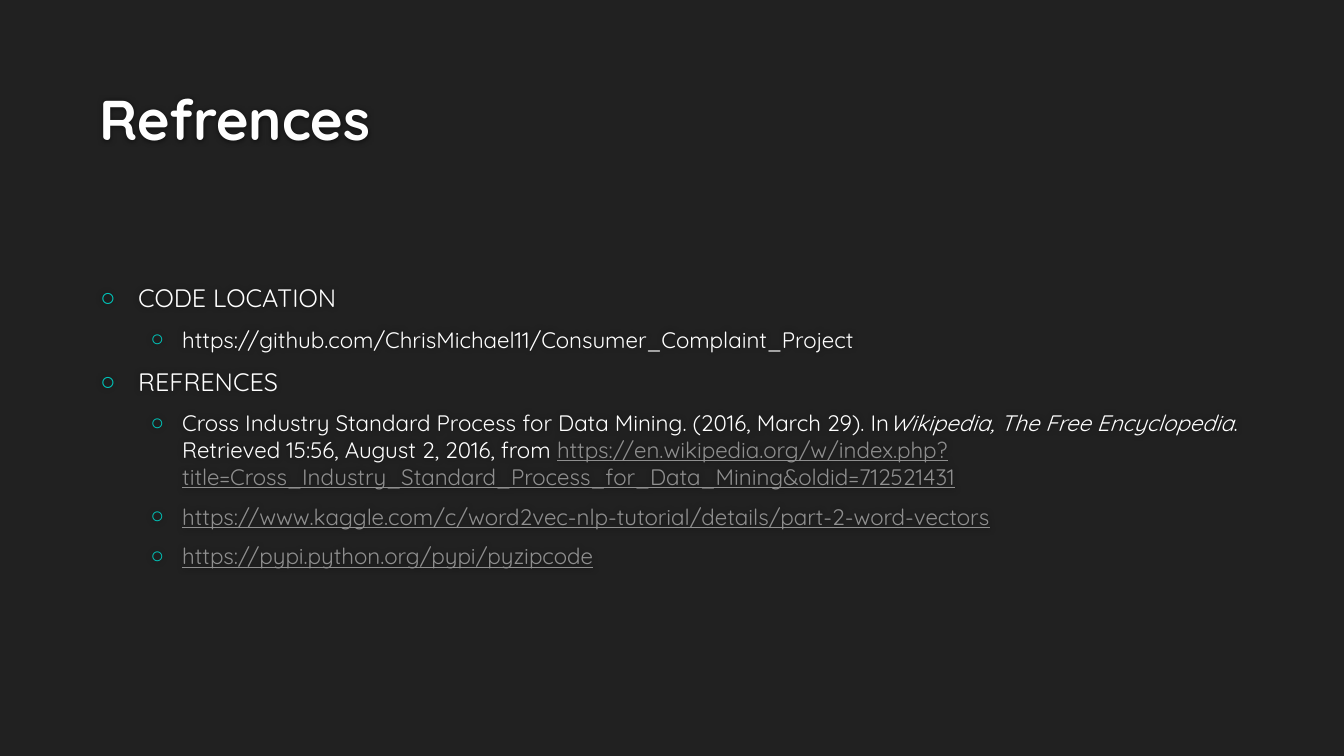
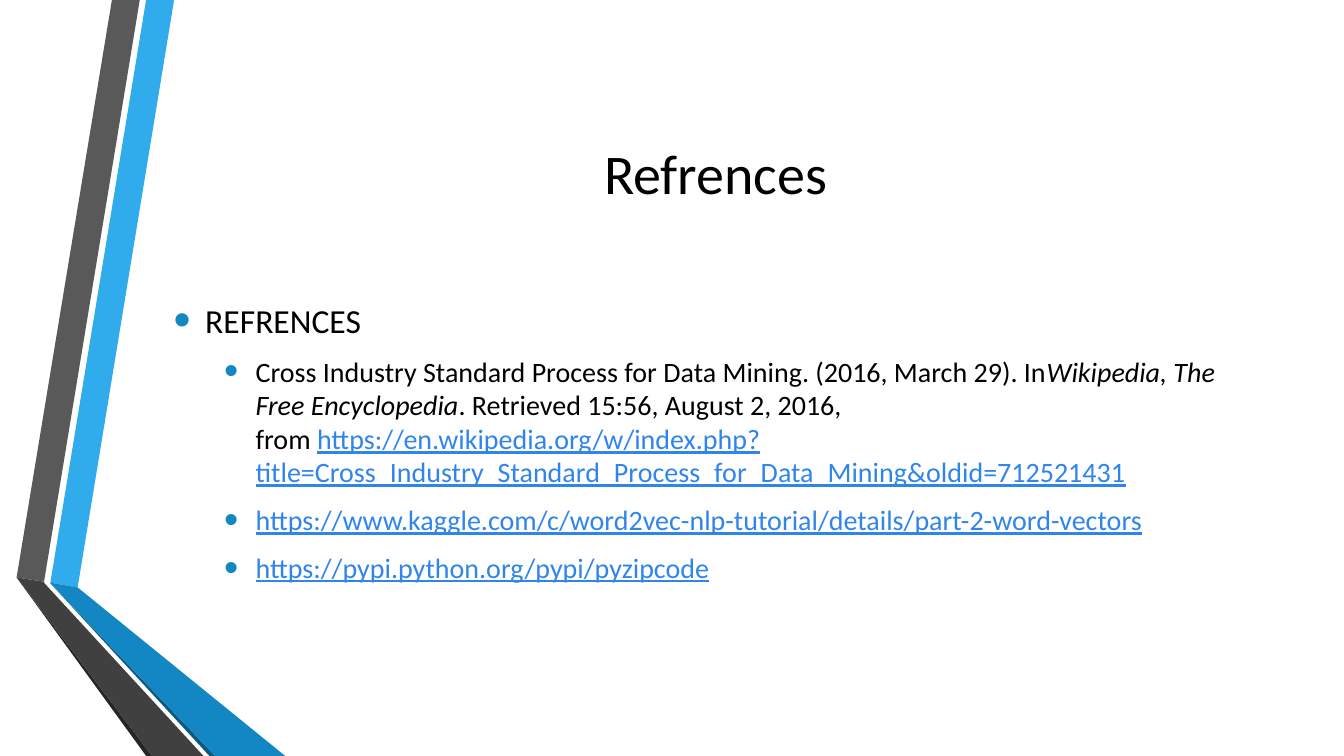
Before and after one commit to ChrisMichael11/Consumer_Complaint_Project, a slide deck: slide 10 of ppt/Consumer_Complaints.pptx (slide 8 before the commit). Drawn at 1344x756 pixels with LibreOffice and Linux fonts; fonts in the diff are those of the drawing; background and template pictures are left out. Boxes give left, top, right and bottom in pixels: in the first picture for what was removed or moved away, otherwise in the second. Text is boxed around its words. In the diff, an @@ line names an element or a change of style, - is before the commit and + after.

```diff
--- a/ppt/Consumer_Complaints.pptx
+++ b/ppt/Consumer_Complaints.pptx
@@ background #212121 to picture (left out) @@
@@ title "Refrences": place and size @@
-title "Refrences" at (99, 98, 370, 141)
+title "Refrences" at (604, 155, 827, 195)
@@ title "Refrences" at (604, 155, 827, 195): font Quicksand to Calibri, text colour #FEFEFE to #000000, bold off; alignment left to centre; vertical alignment bottom to middle @@
@@ text at (138, 289, 853, 353): paragraphs removed @@
-○ CODE LOCATION
-  ○ https://github.com/ChrisMichael11/Consumer_Complaint_Project
@@ text "REFRENCES": place and size @@
-text "REFRENCES" at (138, 289, 1234, 569)
+text "REFRENCES" at (205, 311, 1214, 583)
@@ text "REFRENCES" at (205, 311, 1214, 583): size 18 to 24 pt in "REFRENCES"; font Quicksand to Calibri, size 16 to 20 pt; text colour #FFFFFF to #000000 in "REFRENCES", "Cross Industry Standard Process for Data Mining. ..."; text colour #8F8F8F to #3085ED in "https://en.wikipedia.org/w/index.php?title=Cross_Industry_St ...", "https://www.kaggle.com/c/word2vec-nlp-tutorial/details/part- ...", "https://pypi.python.org/pypi/pyzipcode"; bullet ○ to •; more space between paragraphs; bullet colour #00C6BB to #1287C3 @@
@@ group added at (16, 0, 285, 756): 6 freeform shapes @@
```
Also in this commit, not shown: 3 other slides changed, 6 slides added, 4 slides removed, 13 other files.
